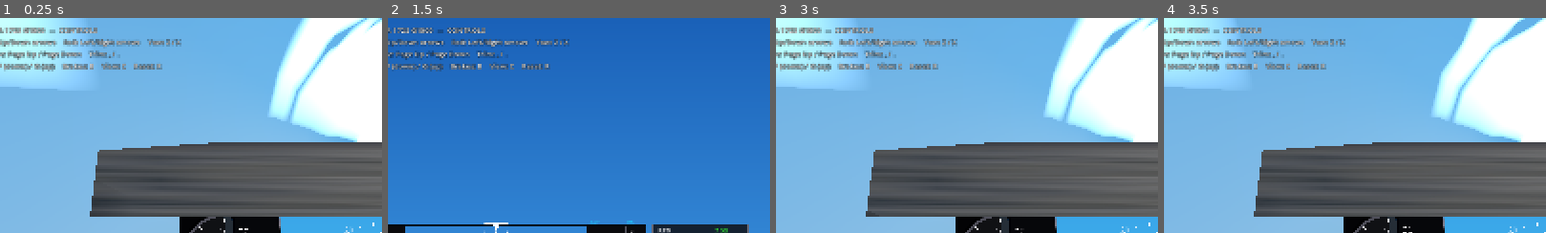
Above: before the commit, frames 1-4 (left to right).
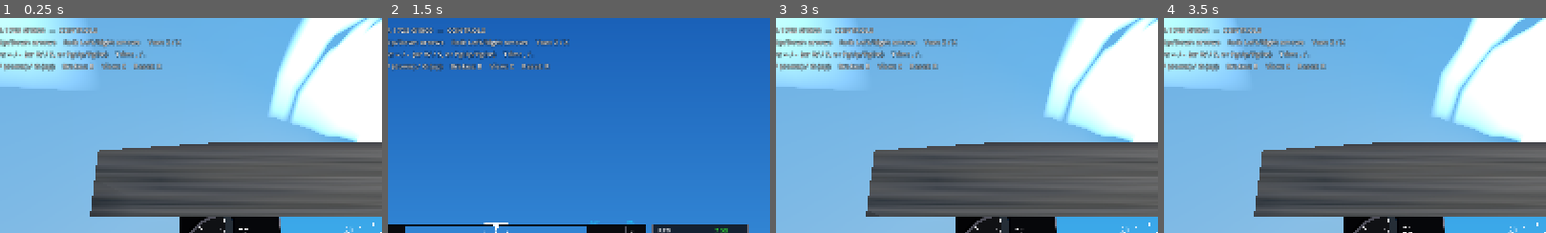
Above: after the commit, the same moments.

Repository: bigcubedata/test
Game: Godot game, scene res://src/Main.tscn
The game is run twice, just before and just after one commit, with the same random seed, the same clock (stepped at 60 frames per second) and the same inputs.
Inputs:
- Up to frame 1 (0.25 s): no input
- Up to frame 2 (1.5 s): hold X (yaw_right) 0.53-1.28 s; tap C (toggle_view) at 0.6, 1.35 s; tap Enter at 1.25 s; hold F (flaps_down) from 1.28 s (still down)
- Up to frame 3 (3 s): tap R (reset_aircraft) at 2, 2.75 s; release F (flaps_down) at 2.03 s; hold X (yaw_right) 2.03-2.78 s; tap C (toggle_view) at 2.1, 2.85 s; hold G (flaps_up) from 2.78 s (still down)
- Up to frame 4 (3.5 s): keep holding G (flaps_up)
The pictures show only the part of the screen within x 4-54%, y 0-50%; the shares and areas given below are measured in that part.

The runs differ from the first frame. In frame 1, 0.8% of the frame differs, in the area x 2-38%, y 15-20%; in frame 2, 0.8%; in frame 3, 0.8%; in frame 4, 0.8%.

Commit message:
Fix macOS: Compatibility renderer + robust code-based input map
Two issues reported on macOS (Godot 4.7, Forward+/MoltenVK):

1. Blank sky-blue glass-cockpit screens. The SubViewport instrument panels
   composite reliably under the Compatibility (OpenGL) renderer (the config
   all the screenshots were validated on) but came up blank under Forward+/
   MoltenVK. Switch the project's rendering method to gl_compatibility. Also
   re-bind the panel ViewportTextures for the first few frames as a guard.

2. Only View/Reset keys responded. Throttle was Page Up/Down, which needs Fn
   on Mac laptops. Add an InputSetup autoload that registers every action in
   code (physical keycodes, version-independent) and maps throttle to "="/"-"
   and W/S in addition to Page Up/Down. On-screen controls hint updated.

Co-Authored-By: Claude Opus 4.8 <noreply@anthropic.com>
Claude-Session: https://claude.ai/code/session_01BSiwa8xwJ1aRwLCRnRu7pg

Diff:
--- a/project.godot
+++ b/project.godot
@@ -11,7 +11,7 @@
 config/name="Cessna 172S G1000 Flight Simulator"
 config/description="A flight simulator for the Cessna 172S Skyhawk with a G1000 glass cockpit. Balances aerodynamic realism with playability. Runs on macOS, Linux and Windows."
 run/main_scene="res://src/Main.tscn"
-config/features=PackedStringArray("4.7", "Forward Plus")
+config/features=PackedStringArray("4.7", "GL Compatibility")
 config/icon="res://assets/icon.svg"
 
 [autoload]
@@ -19,6 +19,7 @@
 FlightData="*res://src/systems/FlightData.gd"
 Atmosphere="*res://src/systems/Atmosphere.gd"
 AudioManager="*res://src/systems/AudioManager.gd"
+InputSetup="*res://src/systems/InputSetup.gd"
 
 [display]
 
@@ -112,6 +113,7 @@
 
 [rendering]
 
-renderer/rendering_method="forward_plus"
+renderer/rendering_method="gl_compatibility"
+renderer/rendering_method.mobile="gl_compatibility"
 environment/defaults/default_clear_color=Color(0.4, 0.6, 0.85, 1)
 anti_aliasing/quality/msaa_3d=2
--- a/src/Main.tscn
+++ b/src/Main.tscn
@@ -54,7 +54,7 @@
 offset_bottom = 160.0
 text = "CESSNA 172S G1000  —  CONTROLS
 Pitch: Up/Down arrows    Roll: Left/Right arrows    Yaw: Z / X
-Throttle: Page Up / Page Down    Trim: , / .
+Throttle: = / -  (or W / S, or PgUp/PgDn)    Trim: , / .
 Flaps: F (down) / G (up)    Brakes: B    View: C    Reset: R"
 theme_override_font_sizes/font_size = 15
 theme_override_colors/font_color = Color(1, 1, 1, 0.9)
--- a/src/aircraft/Cockpit.gd
+++ b/src/aircraft/Cockpit.gd
@@ -20,6 +20,8 @@
 var _yoke_l: Node3D
 var _panel_normal: Texture2D
 var _leather_normal: Texture2D
+var _screens: Array = []
+var _rebind_frames := 8
 
 
 func _ready() -> void:
@@ -177,12 +179,15 @@
 	mi.mesh = quad
 	var m := StandardMaterial3D.new()
 	m.shading_mode = BaseMaterial3D.SHADING_MODE_UNSHADED
-	m.albedo_texture = sv.get_texture()
+	m.albedo_texture = sv.get_texture()  # albedo_color stays white (it multiplies the texture)
 	m.texture_filter = BaseMaterial3D.TEXTURE_FILTER_LINEAR
 	mi.material_override = m
 	mi.position = pos
 	mi.rotation = rot
 	add_child(mi)
+	# On some backends (Forward+/MoltenVK on macOS) a ViewportTexture bound on
+	# the first frame comes back blank; re-bind it for a few frames to be safe.
+	_screens.append({"m": m, "sv": sv})
 
 
 # --------------------------------------------------------------------------
@@ -256,6 +261,13 @@
 
 
 func _process(_delta: float) -> void:
+	# Re-bind the panel-screen viewport textures for the first few frames, in
+	# case the initial bind came back blank on this graphics backend.
+	if _rebind_frames > 0:
+		_rebind_frames -= 1
+		for s in _screens:
+			s.m.albedo_texture = s.sv.get_texture()
+
 	# Animate the yokes from the live control inputs.
 	if _aircraft == null:
 		return
--- /dev/null
+++ b/src/systems/InputSetup.gd
@@ -0,0 +1,32 @@
+extends Node
+## Registers the control bindings in code so they are guaranteed to exist
+## regardless of how project.godot's input map is (re)serialized across Godot
+## versions. Uses physical keycodes (layout-independent) and adds Mac-friendly
+## throttle keys ("="/"-") alongside Page Up/Down (which need Fn on laptops).
+
+func _ready() -> void:
+	_bind("pitch_up", [KEY_UP])
+	_bind("pitch_down", [KEY_DOWN])
+	_bind("roll_left", [KEY_LEFT])
+	_bind("roll_right", [KEY_RIGHT])
+	_bind("yaw_left", [KEY_Z])
+	_bind("yaw_right", [KEY_X])
+	_bind("throttle_up", [KEY_PAGEUP, KEY_EQUAL, KEY_W])
+	_bind("throttle_down", [KEY_PAGEDOWN, KEY_MINUS, KEY_S])
+	_bind("trim_up", [KEY_COMMA])
+	_bind("trim_down", [KEY_PERIOD])
+	_bind("flaps_down", [KEY_F])
+	_bind("flaps_up", [KEY_G])
+	_bind("toggle_brakes", [KEY_B])
+	_bind("toggle_view", [KEY_C])
+	_bind("reset_aircraft", [KEY_R])
+
+
+func _bind(action: StringName, keys: Array) -> void:
+	if not InputMap.has_action(action):
+		InputMap.add_action(action)
+	InputMap.action_erase_events(action)
+	for k in keys:
+		var e := InputEventKey.new()
+		e.physical_keycode = k
+		InputMap.action_add_event(action, e)
